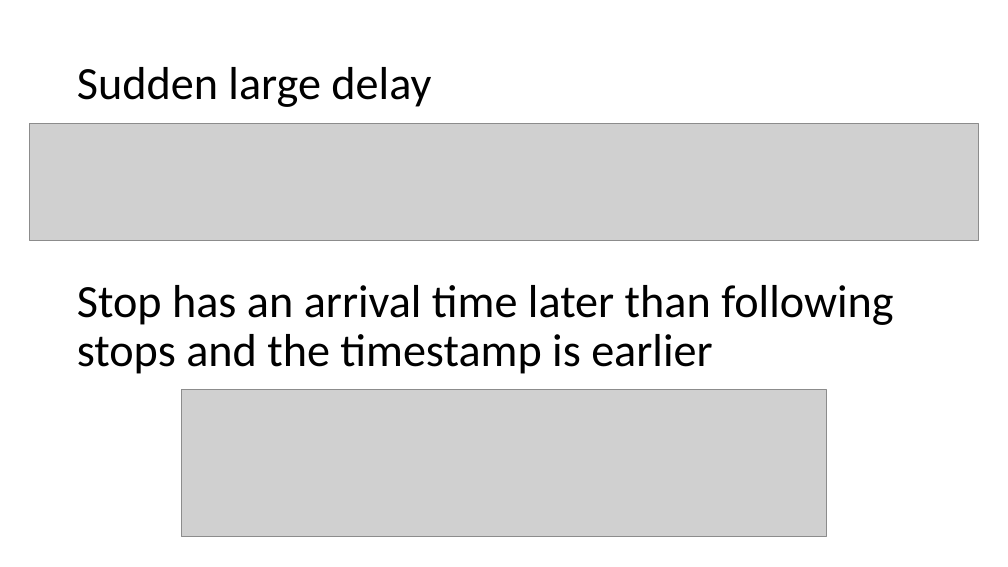
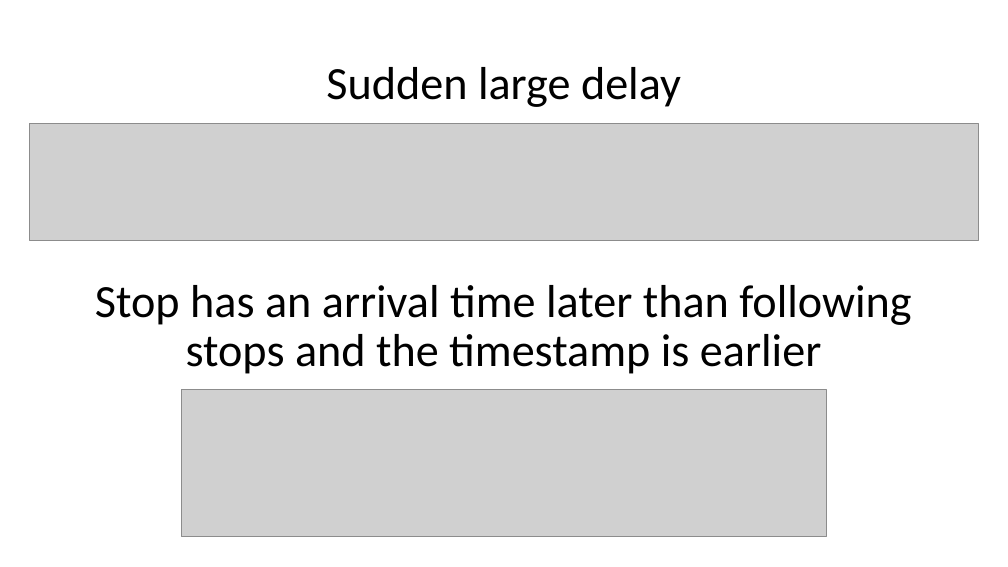
Before and after one commit to imalh2/ETC5543-Lynxx, a slide deck: slide 15 of team-presentation/team_presentation.pptx. Drawn at 1008x567 pixels with LibreOffice and Linux fonts; fonts in the diff are those of the drawing; grey boxes stand for pictures. Boxes give left, top, right and bottom in pixels: in the first picture for what was removed or moved away, otherwise in the second. Text is boxed around its words. In the diff, an @@ line names an element or a change of style, - is before the commit and + after.

```diff
--- a/team-presentation/team_presentation.pptx
+++ b/team-presentation/team_presentation.pptx
@@ title "Sudden large delay" at [326, 67, 681, 107]: alignment left to centre @@
@@ text "Stop has an arrival time ..." at [95, 285, 911, 374]: alignment left to centre @@
```
Also in this commit, not shown: 12 other slides changed, 1 slide added, 5 other files.
